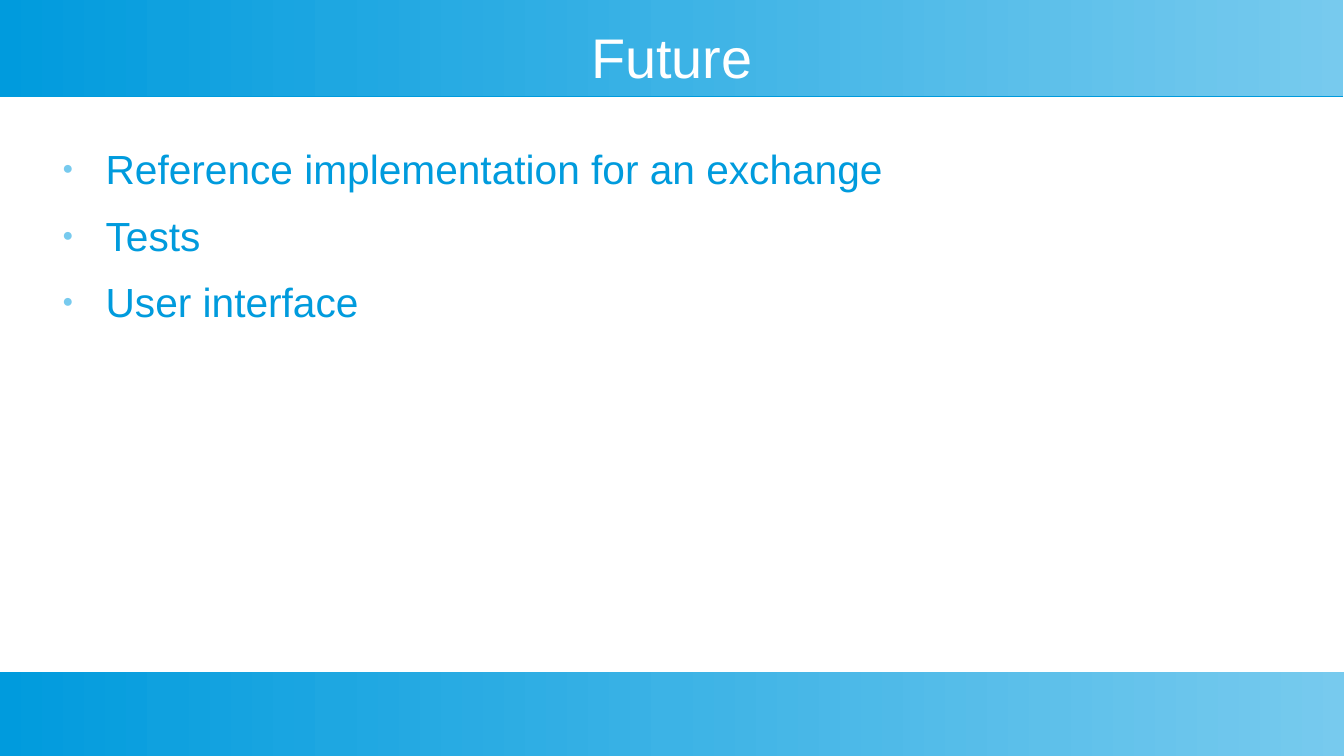
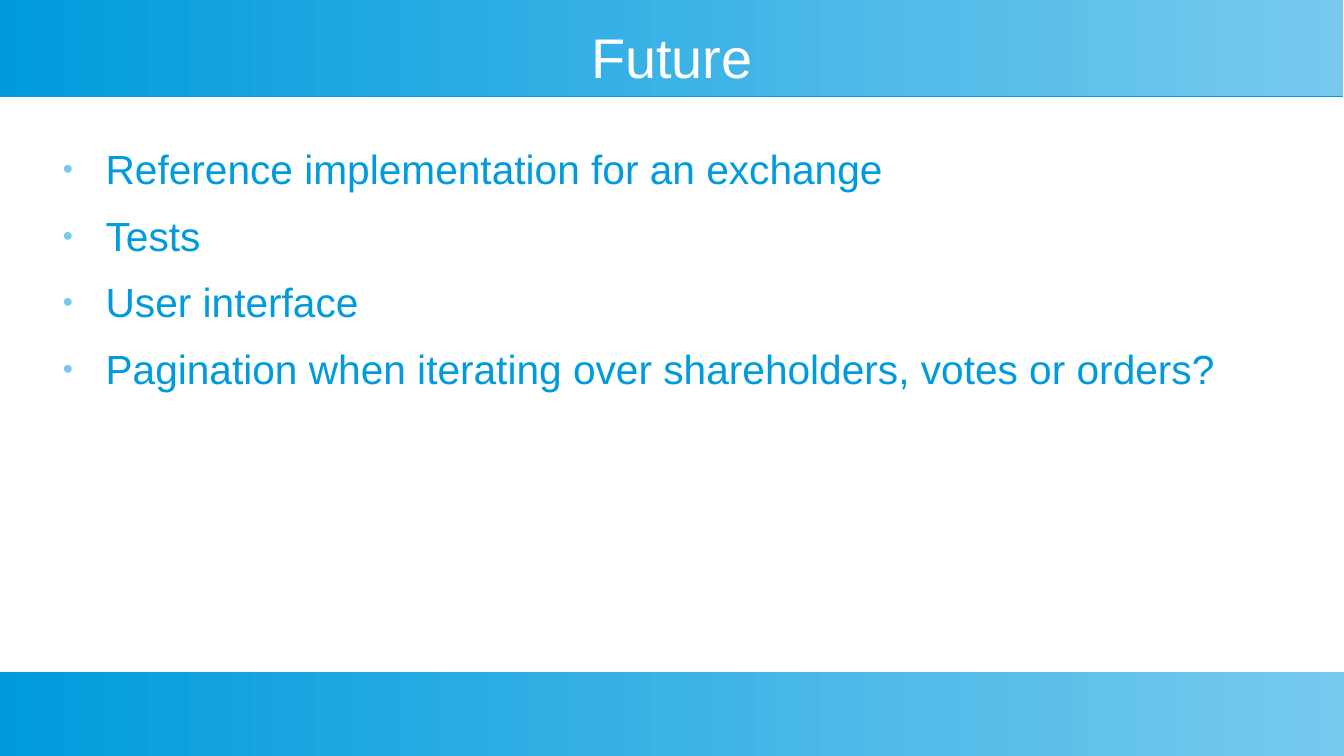
Before and after one commit to toongeorges/cryptoshares, a slide deck: slide 45 of design.odp. Drawn at 1344x756 pixels with LibreOffice and Linux fonts; fonts in the diff are those of the drawing. Boxes give left, top, right and bottom in pixels: in the first picture for what was removed or moved away, otherwise in the second. Text is boxed around its words. In the diff, an @@ line names an element or a change of style, - is before the commit and + after.

Commit message:
small change to presentation

```diff
--- a/design.odp
+++ b/design.odp
@@ text at (106, 354, 1215, 392): paragraph added @@
+● Pagination when iterating over shareholders, votes or orders?
```
